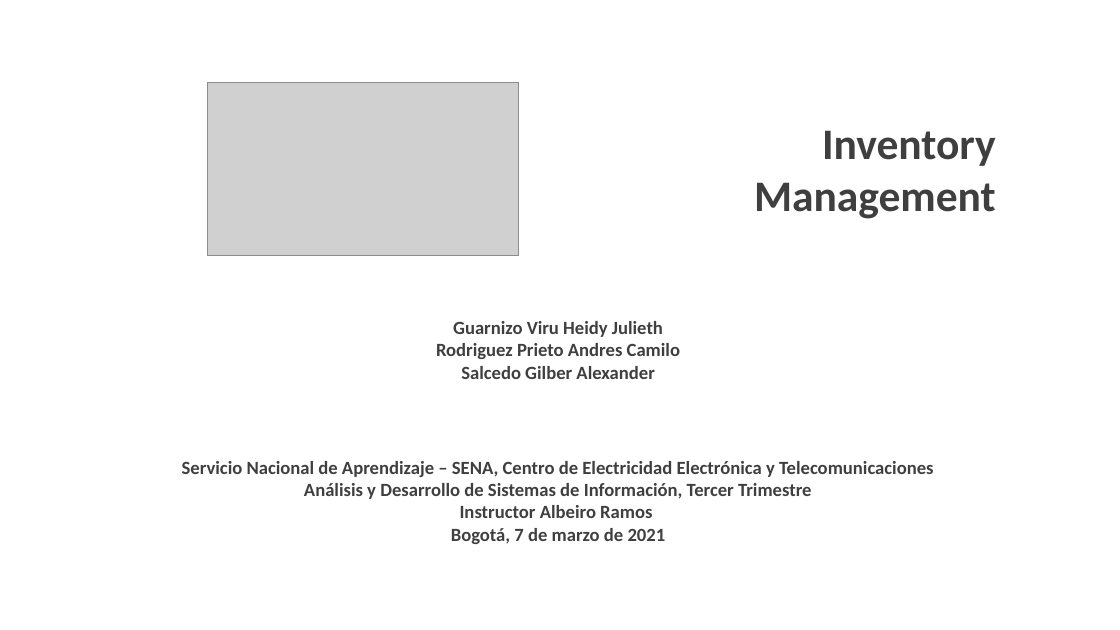
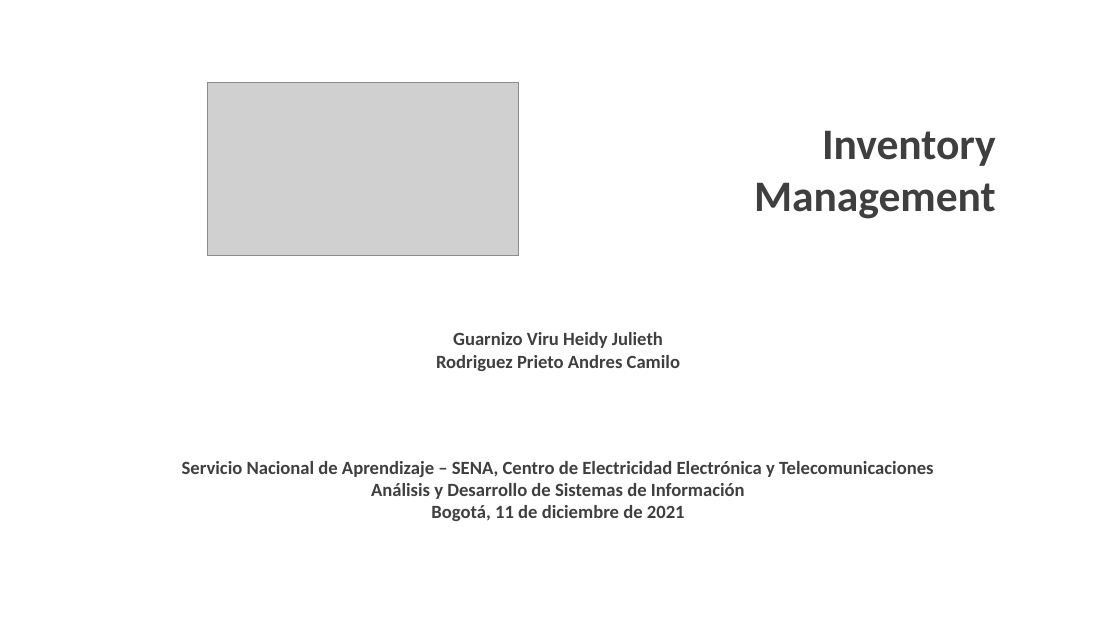
Before and after one commit to andresrcp/proyecto_ADSI, a slide deck: slide 1 of proy_formativo/documentacion/1er_Trim/1_Presentación_Sustentacion.pptx. Drawn at 1120x630 pixels with LibreOffice and Linux fonts; fonts in the diff are those of the drawing; grey boxes stand for pictures; background and template pictures are left out. Boxes give left, top, right and bottom in pixels: in the first picture for what was removed or moved away, otherwise in the second. Text is boxed around its words. In the diff, an @@ line names an element or a change of style, - is before the commit and + after.

```diff
--- a/proy_formativo/documentacion/1er_Trim/1_Presentación_Sustentacion.pptx
+++ b/proy_formativo/documentacion/1er_Trim/1_Presentación_Sustentacion.pptx
@@ text "Guarnizo Viru Heidy Julieth": place and size @@
-text "Guarnizo Viru Heidy Julieth" at <box>436,321,680,379</box>
+text "Guarnizo Viru Heidy Julieth" at <box>436,332,680,371</box>
@@ text at <box>461,366,654,379</box>: paragraph removed @@
-Salcedo Gilber Alexander
@@ text at <box>371,483,745,521</box>: text changed @@
-Análisis y Desarrollo de Sistemas de Información, Tercer Trimestre
-Instructor Albeiro Ramos
-Bogotá, 7 de marzo de 2021
+Análisis y Desarrollo de Sistemas de Información
+Bogotá, 11 de diciembre de 2021
```
Also in this commit, not shown: 1 slide added, 2 other files.
